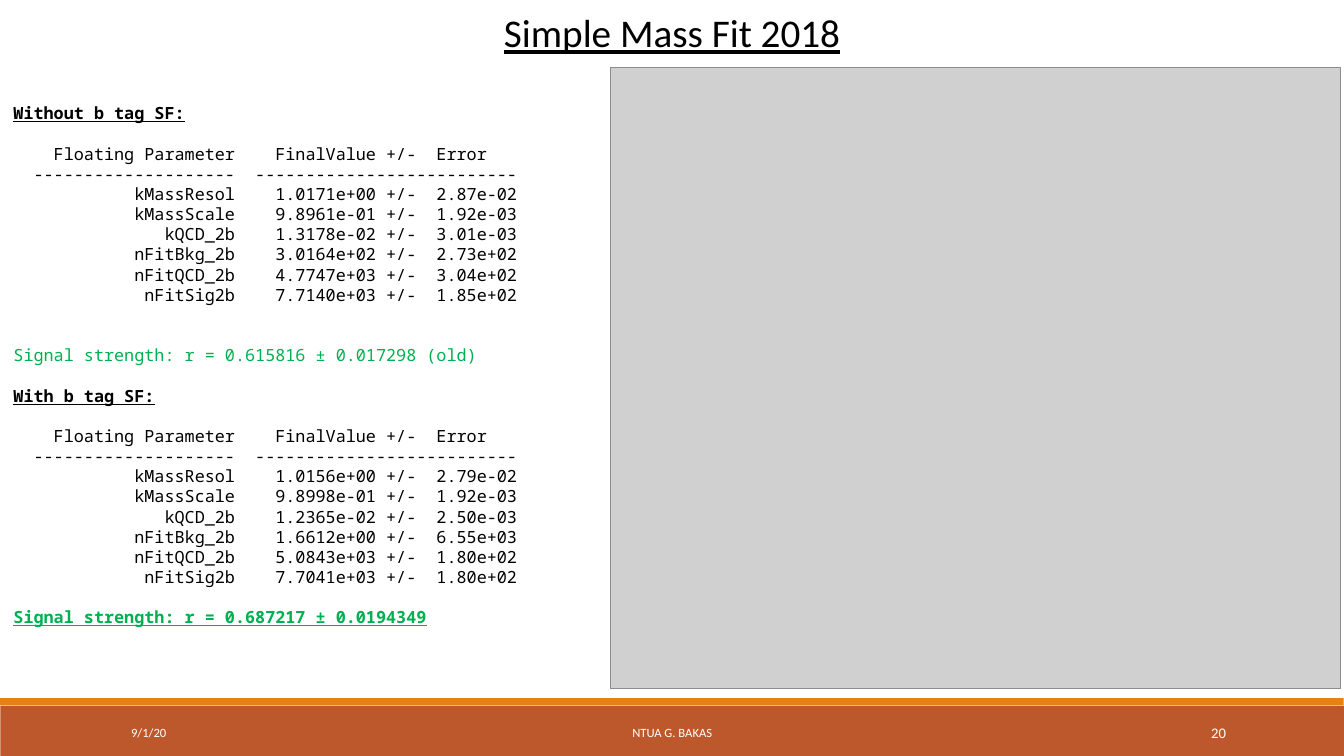
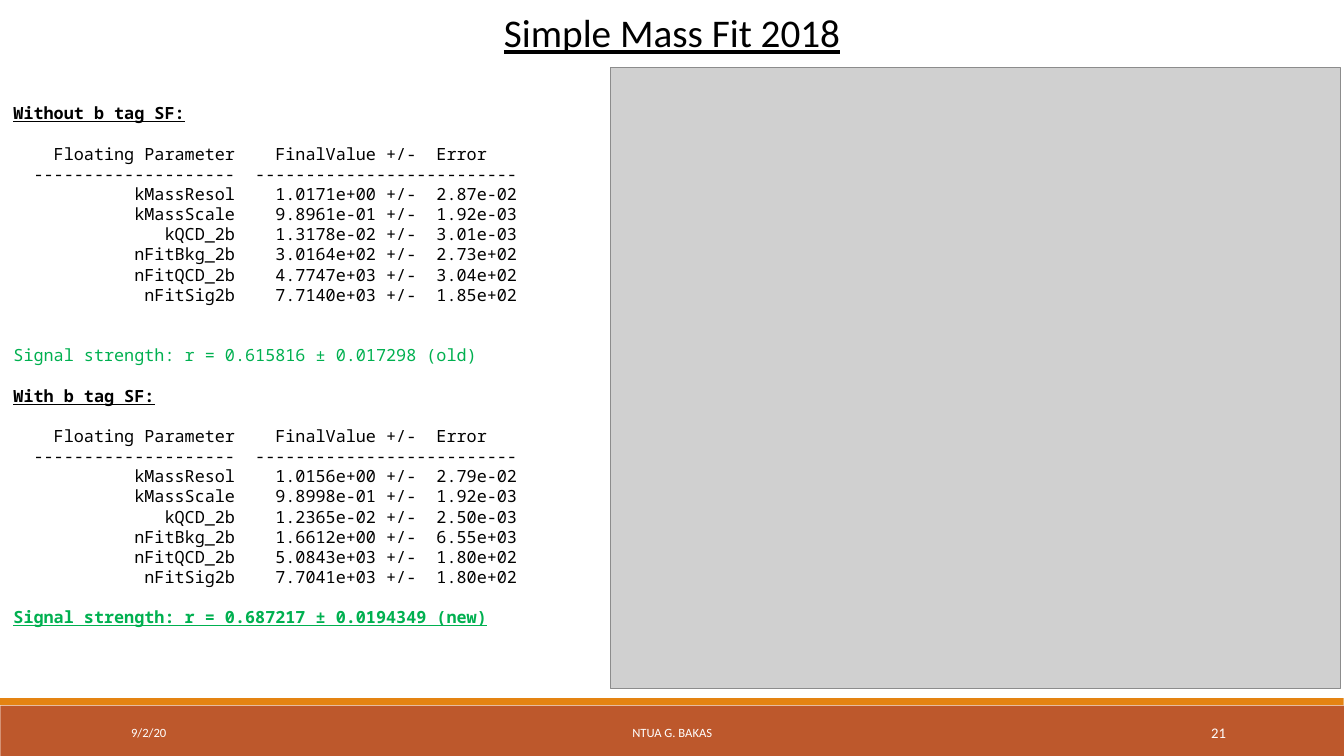
Before and after one commit to georgebakas/HEP-NTUA, a slide deck: slide 21 of Documents for Progress/AnalysisStatus_31August2020.pptx (slide 20 before the commit). Drawn at 1344x756 pixels with LibreOffice and Linux fonts; fonts in the diff are those of the drawing; grey boxes stand for pictures; background and template pictures are left out. Boxes give left, top, right and bottom in pixels: in the first picture for what was removed or moved away, otherwise in the second. Text is boxed around its words. In the diff, an @@ line names an element or a change of style, - is before the commit and + after.

```diff
--- a/Documents for Progress/AnalysisStatus_31August2020.pptx
+++ b/Documents for Progress/AnalysisStatus_31August2020.pptx
@@ text at [13,610,486,627]: text changed @@
-Signal strength: r = 0.687217 ± 0.0194349
+Signal strength: r = 0.687217 ± 0.0194349 (new)
@@ text at [131,728,166,738]: text changed @@
-9/1/20
+9/2/20
@@ page number at [1211,728,1226,738]: text changed @@
-20
+21
```
Also in this commit, not shown: 35 other slides changed, 2 slides added, 10 other files.
